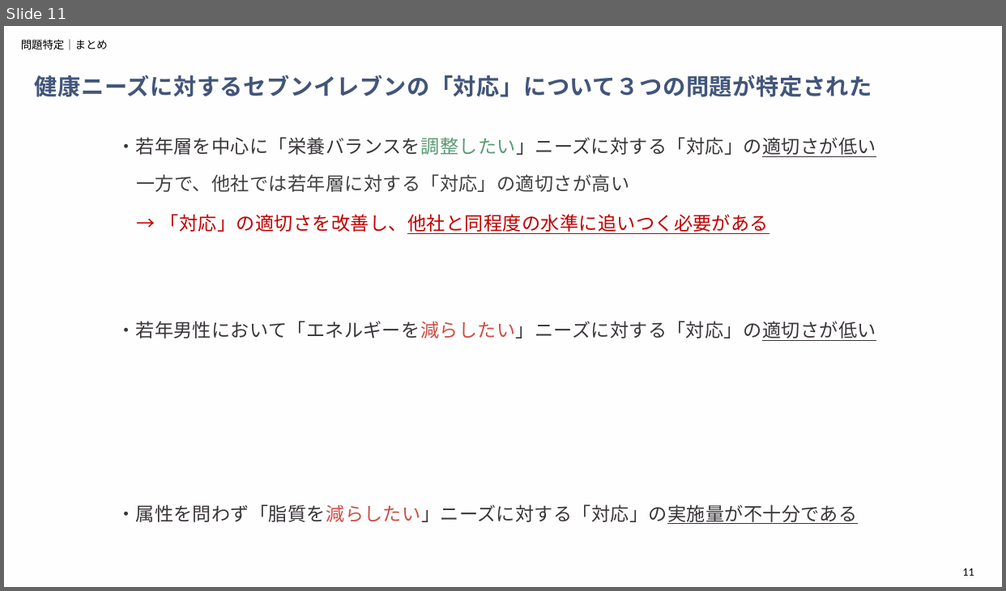
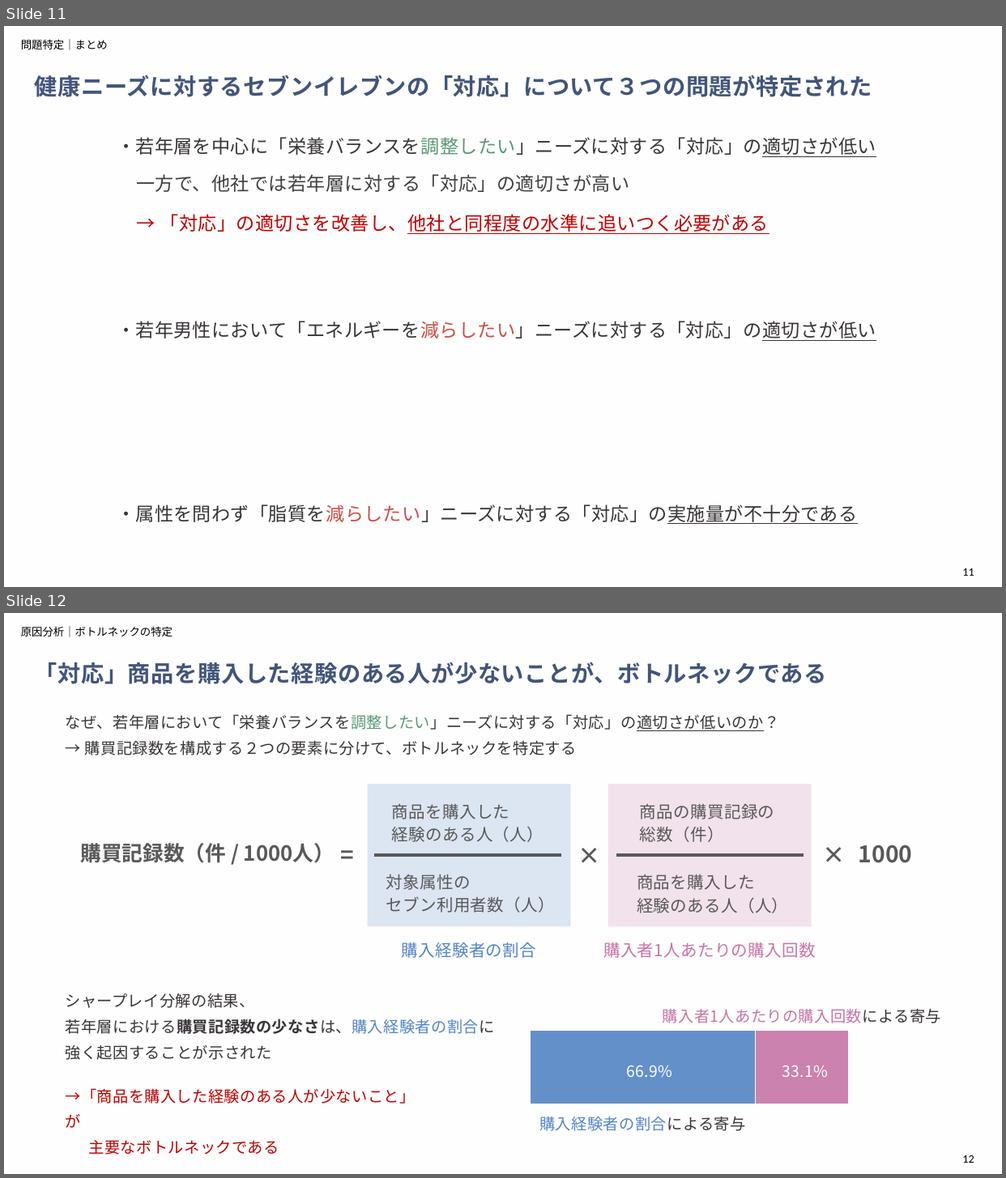
Before and after one commit to aoiseki0415/Accenture_CEO, a slide deck: 提出物一覧/アクセンチュア_最終報告（作成中）.pptx. Shown one above the other, each under a label of ours: slide 11 before the commit, slides 11 and 12 after it. The pictures are 1006x591 and 1006x1178 pixels, drawn with LibreOffice and Linux fonts; fonts in the diff are those of the drawing. Boxes give left, top, right and bottom in pixels: in the first picture for what was removed or moved away, otherwise in the second. Text is boxed around its words. In the diff, an @@ line names an element or a change of style, - is before the commit and + after.

```diff
--- a/提出物一覧/アクセンチュア_最終報告（作成中）.pptx
+++ b/提出物一覧/アクセンチュア_最終報告（作成中）.pptx
@@ slide 12 added at (x1=4, y1=613, x2=1002, y2=1174), background #F5EDE9 at 4% opacity; not listed: 1 template element that a slide beside it also shows @@
@@ text added at (x1=21, y1=626, x2=172, y2=637), 10.5 pt, text #000000 @@
+原因分析｜ボトルネックの特定
@@ text added at (x1=35, y1=662, x2=827, y2=684), 22 pt, text #42557A, bold @@
+「対応」商品を購入した経験のある人が少ないことが、ボトルネックである
@@ text added at (x1=66, y1=714, x2=780, y2=756), 15 pt, text #393439 @@
+なぜ、若年層において「栄養バランスを調整したい」ニーズに対する「対応」の適切さが低いのか？
+→ 購買記録数を構成する２つの要素に分けて、ボトルネックを特定する
@@ group added at (x1=80, y1=785, x2=913, y2=958): 11 texts, 2 rectangles, 2 lines @@
+購買記録数（件 / 1000人）
+=
+商品を購入した
+経験のある人（人）
+対象属性の
+セブン利用者数（人）
+×
+1000
+商品を購入した
+経験のある人（人）
+商品の購買記録の
+総数（件）
+×
+購入経験者の割合
+購入者1人あたりの購入回数
@@ text added at (x1=66, y1=994, x2=495, y2=1060), 15 pt, text #393439 @@
+シャープレイ分解の結果、
+若年層における購買記録数の少なさは、購入経験者の割合に強く起因することが示された
@@ group added at (x1=530, y1=1009, x2=941, y2=1131): 4 texts, 2 rectangles @@
+購入経験者の割合による寄与
+購入者1人あたりの購入回数による寄与
+66.9%
+33.1%
@@ text added at (x1=66, y1=1088, x2=415, y2=1155), 15 pt, text #C00000 @@
+→「商品を購入した経験のある人が少ないこと」が
+主要なボトルネックである
```
Also in this commit, not shown: 2 slides changed, 3 other slides added.
